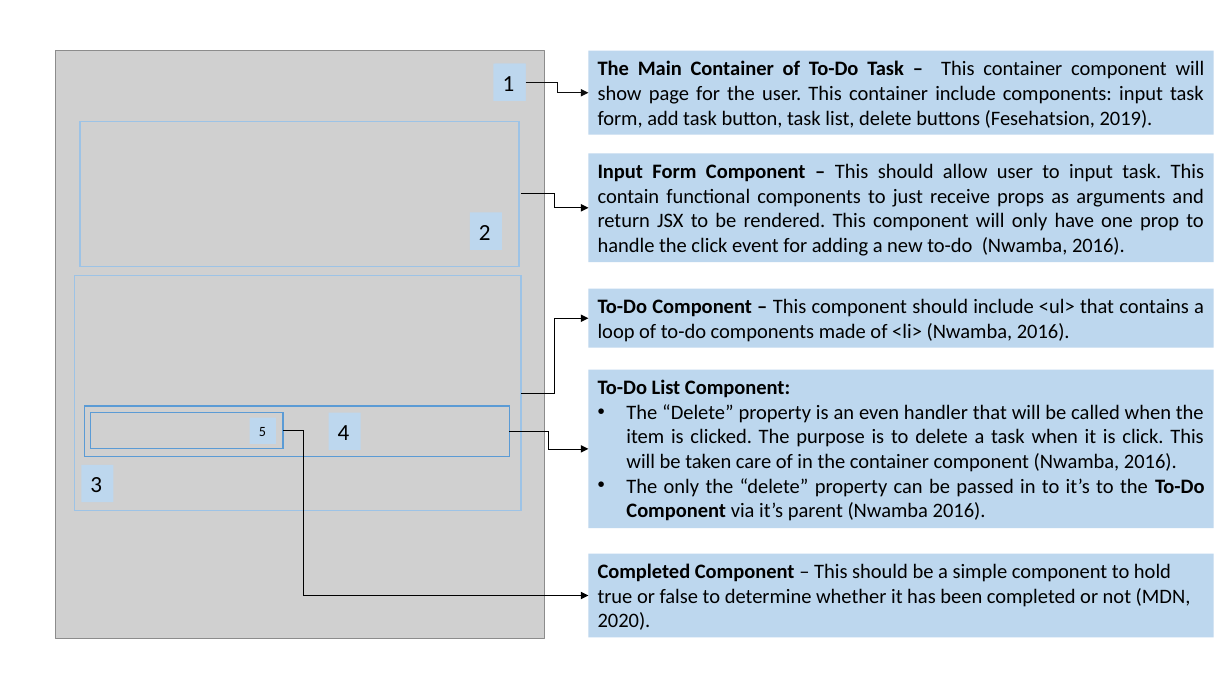
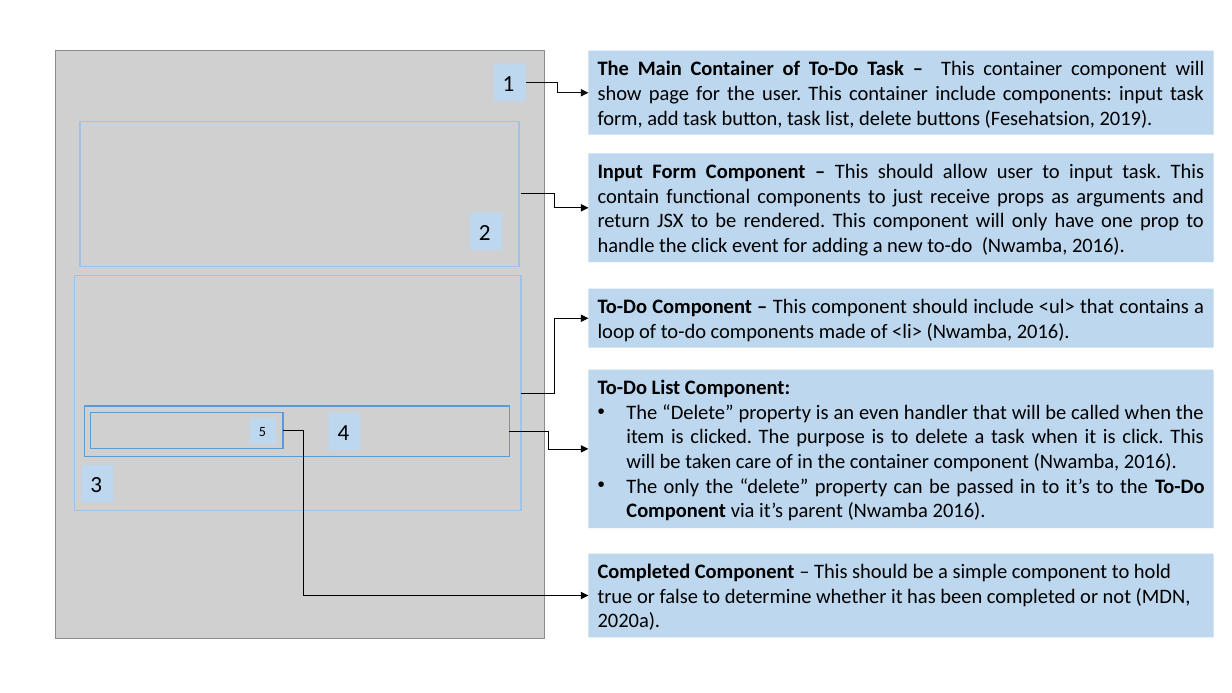
Before and after one commit to jia-von/react-app-planning-assignment, a slide deck: slide 2 of To-Do-App-Illustrations/React To-Do Planning Assignment.pptx. Drawn at 1232x693 pixels with LibreOffice and Linux fonts; fonts in the diff are those of the drawing; grey boxes stand for pictures. Boxes give left, top, right and bottom in pixels: in the first picture for what was removed or moved away, otherwise in the second. Text is boxed around its words. In the diff, an @@ line names an element or a change of style, - is before the commit and + after.

```diff
--- a/To-Do-App-Illustrations/React To-Do Planning Assignment.pptx
+++ b/To-Do-App-Illustrations/React To-Do Planning Assignment.pptx
@@ text in rectangle at <box>598,563,1191,630</box>: text changed @@
-Completed Component – This should be a simple component to hold true or false to determine whether it has been completed or not (MDN, 2020).
+Completed Component – This should be a simple component to hold true or false to determine whether it has been completed or not (MDN, 2020a).
```
Also in this commit, not shown: 3 slides added, 1 slide removed, 2 other files.
